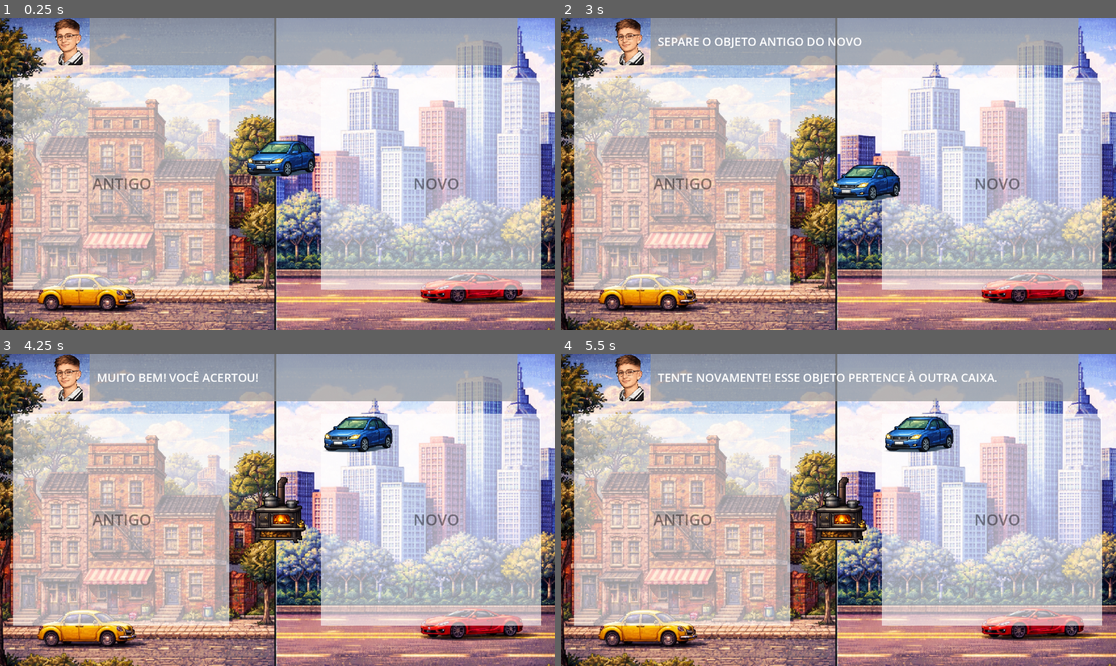
Above: before the commit, frames 1-4 (two rows, left to right).
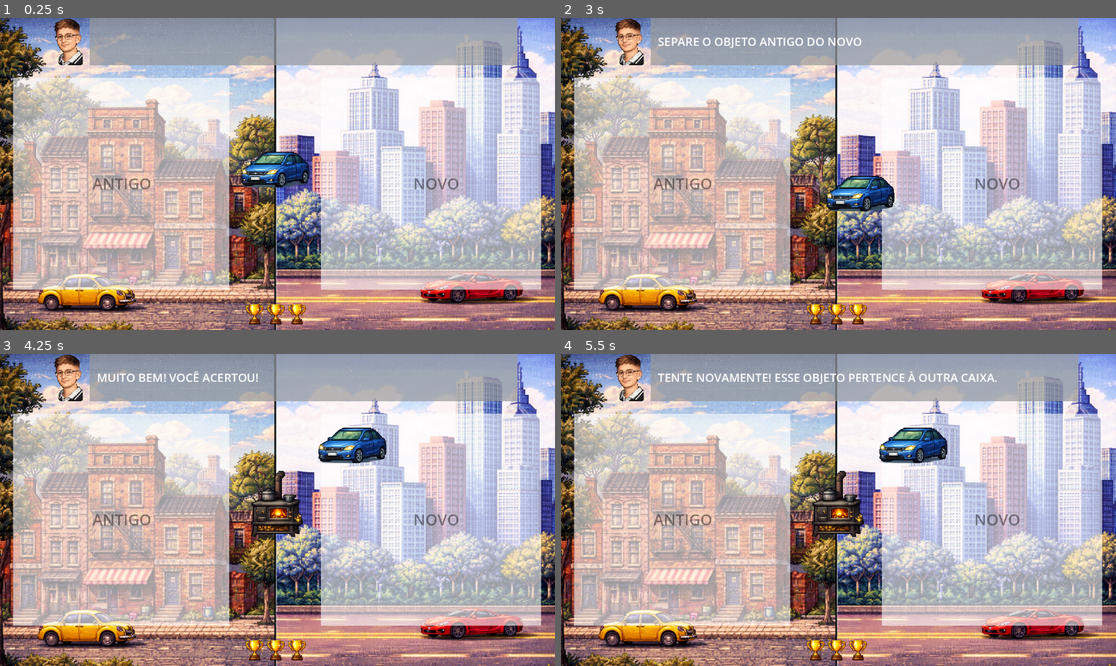
Above: after the commit, the same moments.

Repository: otavioDev07/Luz-do-Tempo
Game: Godot game, scene res://scenes/fase1_1/fase_1_1.tscn
The game is run twice, just before and just after one commit, with the same random seed, the same clock (stepped at 60 frames per second) and the same inputs. The project has no main scene, so this scene is started directly. Sound files missing from this copy of the repository are replaced by a short silence.
Inputs (mouse positions are in pixels of both pictures, inside the frame that each line leads up to):
- Up to frame 1 (0.25 s): no input
- Up to frame 2 (3 s): click (627, 42) at 0.5 s; click (627, 42) at 1.25 s; click (627, 42) at 2 s; tap Enter at 2.75 s; move the mouse to (832, 161) at 2.77 s; click (832, 161) at 2.92 s
- Up to frame 3 (4.25 s): tap Space at 3.5 s; move the mouse to (166, 525) at 3.52 s; click (166, 525) at 3.67 s
- Up to frame 4 (5.5 s): tap Enter at 4.25 s; move the mouse to (832, 497) at 4.27 s; click (832, 497) at 4.42 s; tap Space at 5 s; move the mouse to (810, 572) at 5.02 s; click (810, 572) at 5.17 s

The runs differ from the first frame. In frame 1, 2.0% of the frame differs, in the area x 43-57%, y 39-99%; in frame 2, 2.0%; in frame 3, 3.2%, in the area x 44-71%, y 20-99%; in frame 4, 3.2%.

Commit message:
pop-up afk e fase 1.1
desenvolvi a parte do pop-up quando o player esta afk, e progredi na fase 1,1

Diff:
--- a/scenes/fase1_1/fase_1_1.tscn
+++ b/scenes/fase1_1/fase_1_1.tscn
@@ -4,6 +4,8 @@
 [ext_resource type="Script" uid="uid://cp7v50xq3ue84" path="res://scripts/fase1_1/fase_1_1.gd" id="1_a0pa6"]
 [ext_resource type="PackedScene" uid="uid://cj4x1ts75y4p3" path="res://scenes/reusable/avatar.tscn" id="2_12vh4"]
 [ext_resource type="PackedScene" uid="uid://7xw4be8r1mi8" path="res://scenes/fase1_1/objeto.tscn" id="3_hnqy5"]
+[ext_resource type="PackedScene" uid="uid://d0tmuuxhi50sq" path="res://scenes/reusable/pop_up_afk.tscn" id="5_6prgk"]
+[ext_resource type="Texture2D" uid="uid://bshf2g2av0pmt" path="res://sprites/objetos/trofeu.png" id="6_v7i3i"]
 
 [sub_resource type="RectangleShape2D" id="RectangleShape2D_a0pa6"]
 size = Vector2(449, 440)
@@ -75,3 +77,41 @@
 horizontal_alignment = 1
 vertical_alignment = 1
 uppercase = true
+
+[node name="Pop-upAFK" parent="." unique_id=2120797033 instance=ExtResource("5_6prgk")]
+offset = Vector2(325, 220)
+transform = Transform2D(1, 0, 0, 1, 325, 220)
+
+[node name="InterfaceTrofeu" type="CanvasLayer" parent="." unique_id=1166182093]
+
+[node name="HBoxContainer" type="HBoxContainer" parent="InterfaceTrofeu" unique_id=1950057324]
+anchors_preset = 7
+anchor_left = 0.5
+anchor_top = 1.0
+anchor_right = 0.5
+anchor_bottom = 1.0
+offset_left = -136.5
+offset_top = -60.0
+offset_right = 130.5
+offset_bottom = -7.0
+grow_horizontal = 2
+grow_vertical = 0
+alignment = 1
+
+[node name="Trofeu1" type="TextureRect" parent="InterfaceTrofeu/HBoxContainer" unique_id=1181540170]
+custom_minimum_size = Vector2(40, 10)
+layout_mode = 2
+texture = ExtResource("6_v7i3i")
+expand_mode = 1
+
+[node name="Trofeu2" type="TextureRect" parent="InterfaceTrofeu/HBoxContainer" unique_id=1989696102]
+custom_minimum_size = Vector2(40, 0)
+layout_mode = 2
+texture = ExtResource("6_v7i3i")
+expand_mode = 1
+
+[node name="Trofeu3" type="TextureRect" parent="InterfaceTrofeu/HBoxContainer" unique_id=1555792544]
+custom_minimum_size = Vector2(40, 0)
+layout_mode = 2
+texture = ExtResource("6_v7i3i")
+expand_mode = 1
--- a/scenes/fase1_1/objeto.tscn
+++ b/scenes/fase1_1/objeto.tscn
@@ -9,9 +9,9 @@
 script = ExtResource("1_g445o")
 
 [node name="Sprite2D" type="Sprite2D" parent="." unique_id=1644491579]
-position = Vector2(-1.1444092e-05, -1.1444092e-05)
+position = Vector2(50, 50)
 scale = Vector2(0.20131844, 0.1675084)
-centered = false
+offset = Vector2(50, 50)
 
 [node name="CollisionShape2D" type="CollisionShape2D" parent="." unique_id=255585988]
 position = Vector2(49.875, 50)
--- /dev/null
+++ b/scenes/reusable/pop_up_afk.tscn
@@ -0,0 +1,137 @@
+[gd_scene format=3 uid="uid://d0tmuuxhi50sq"]
+
+[ext_resource type="Script" uid="uid://bhw5ucr8gbdgr" path="res://scripts/reusable/pop_up_afk.gd" id="1_wvri6"]
+
+[sub_resource type="StyleBoxFlat" id="StyleBoxFlat_wvri6"]
+corner_radius_top_left = 15
+corner_radius_top_right = 15
+corner_radius_bottom_right = 15
+corner_radius_bottom_left = 15
+
+[sub_resource type="StyleBoxFlat" id="StyleBoxFlat_gn1ba"]
+bg_color = Color(0.42629176, 0.7202103, 0.42629176, 1)
+corner_radius_top_left = 15
+corner_radius_top_right = 15
+corner_radius_bottom_right = 15
+corner_radius_bottom_left = 15
+
+[sub_resource type="StyleBoxFlat" id="StyleBoxFlat_21riu"]
+bg_color = Color(0.42745098, 0.72156864, 0.42745098, 1)
+
+[sub_resource type="StyleBoxFlat" id="StyleBoxFlat_5mnff"]
+bg_color = Color(0.42745098, 0.72156864, 0.42745098, 1)
+
+[sub_resource type="StyleBoxFlat" id="StyleBoxFlat_jq4dq"]
+bg_color = Color(0.42745098, 0.72156864, 0.42745098, 1)
+
+[sub_resource type="StyleBoxFlat" id="StyleBoxFlat_6wy5g"]
+bg_color = Color(0.42745098, 0.72156864, 0.42745098, 1)
+
+[sub_resource type="StyleBoxFlat" id="StyleBoxFlat_i5d24"]
+bg_color = Color(0.42745098, 0.72156864, 0.42745098, 1)
+
+[sub_resource type="StyleBoxFlat" id="StyleBoxFlat_cv4o5"]
+bg_color = Color(0.42745098, 0.72156864, 0.42745098, 1)
+
+[sub_resource type="StyleBoxFlat" id="StyleBoxFlat_8rkqi"]
+bg_color = Color(0.42745098, 0.72156864, 0.42745098, 1)
+
+[sub_resource type="StyleBoxFlat" id="StyleBoxFlat_2cv5t"]
+bg_color = Color(0.42745098, 0.72156864, 0.42745098, 1)
+
+[sub_resource type="StyleBoxFlat" id="StyleBoxFlat_7okpq"]
+bg_color = Color(0.7202103, 0.23322755, 0.16695176, 0.83137256)
+corner_radius_top_left = 15
+corner_radius_top_right = 15
+corner_radius_bottom_right = 15
+corner_radius_bottom_left = 15
+
+[sub_resource type="StyleBoxFlat" id="StyleBoxFlat_mjvwm"]
+
+[sub_resource type="StyleBoxFlat" id="StyleBoxFlat_cer02"]
+
+[sub_resource type="StyleBoxFlat" id="StyleBoxFlat_dke8g"]
+
+[sub_resource type="StyleBoxFlat" id="StyleBoxFlat_2xixw"]
+
+[sub_resource type="StyleBoxFlat" id="StyleBoxFlat_nlb28"]
+bg_color = Color(0.72156864, 0.23137255, 0.16862746, 0.83137256)
+
+[sub_resource type="StyleBoxFlat" id="StyleBoxFlat_oh0ho"]
+bg_color = Color(0.72156864, 0.23137255, 0.16862746, 0.83137256)
+
+[sub_resource type="StyleBoxFlat" id="StyleBoxFlat_6nk1r"]
+bg_color = Color(0.72156864, 0.23137255, 0.16862746, 0.83137256)
+
+[node name="Pop-upAFK" type="CanvasLayer" unique_id=2120797033]
+script = ExtResource("1_wvri6")
+
+[node name="Panel" type="Panel" parent="." unique_id=37337230]
+custom_minimum_size = Vector2(500, 250)
+offset_right = 40.0
+offset_bottom = 40.0
+size_flags_horizontal = 4
+size_flags_vertical = 4
+theme_override_styles/panel = SubResource("StyleBoxFlat_wvri6")
+
+[node name="ButtonSim" type="Button" parent="Panel" unique_id=2068130818]
+layout_mode = 0
+offset_left = 35.0
+offset_top = 144.0
+offset_right = 160.0
+offset_bottom = 212.0
+theme_override_font_sizes/font_size = 32
+theme_override_styles/normal = SubResource("StyleBoxFlat_gn1ba")
+theme_override_styles/normal_mirrored = SubResource("StyleBoxFlat_21riu")
+theme_override_styles/pressed = SubResource("StyleBoxFlat_5mnff")
+theme_override_styles/pressed_mirrored = SubResource("StyleBoxFlat_jq4dq")
+theme_override_styles/hover = SubResource("StyleBoxFlat_6wy5g")
+theme_override_styles/hover_mirrored = SubResource("StyleBoxFlat_i5d24")
+theme_override_styles/hover_pressed = SubResource("StyleBoxFlat_cv4o5")
+theme_override_styles/hover_pressed_mirrored = SubResource("StyleBoxFlat_8rkqi")
+theme_override_styles/focus = SubResource("StyleBoxFlat_2cv5t")
+text = "Sim"
+
+[node name="ButtonNao" type="Button" parent="Panel" unique_id=2104218170]
+layout_mode = 0
+offset_left = 345.0
+offset_top = 145.0
+offset_right = 470.0
+offset_bottom = 213.0
+theme_override_font_sizes/font_size = 32
+theme_override_styles/normal = SubResource("StyleBoxFlat_7okpq")
+theme_override_styles/normal_mirrored = SubResource("StyleBoxFlat_mjvwm")
+theme_override_styles/pressed = SubResource("StyleBoxFlat_cer02")
+theme_override_styles/pressed_mirrored = SubResource("StyleBoxFlat_dke8g")
+theme_override_styles/hover = SubResource("StyleBoxFlat_2xixw")
+theme_override_styles/hover_mirrored = SubResource("StyleBoxFlat_nlb28")
+theme_override_styles/hover_pressed = SubResource("StyleBoxFlat_oh0ho")
+theme_override_styles/hover_pressed_mirrored = SubResource("StyleBoxFlat_6nk1r")
+text = "Não"
+
+[node name="Label" type="Label" parent="Panel" unique_id=225599695]
+layout_mode = 0
+offset_left = 75.0
+offset_top = 20.0
+offset_right = 457.0
+offset_bottom = 76.0
+theme_override_colors/font_color = Color(0.012617188, 0.012617188, 0.012617188, 1)
+theme_override_font_sizes/font_size = 32
+text = "Tem alguem jogando?"
+horizontal_alignment = 1
+vertical_alignment = 1
+uppercase = true
+
+[node name="Timer5min" type="Timer" parent="." unique_id=193668821]
+wait_time = 300.0
+autostart = true
+
+[node name="Timer2min" type="Timer" parent="." unique_id=747686185]
+wait_time = 120.0
+
+[node name="AudioStreamPlayer2D" type="AudioStreamPlayer2D" parent="." unique_id=1982883712]
+
+[connection signal="pressed" from="Panel/ButtonSim" to="." method="_on_button_sim_pressed"]
+[connection signal="pressed" from="Panel/ButtonNao" to="." method="_on_button_nao_pressed"]
+[connection signal="timeout" from="Timer5min" to="." method="_on_timer_5_min_timeout"]
+[connection signal="timeout" from="Timer2min" to="." method="_on_timer_2_min_timeout"]
--- a/scripts/fase1_1/fase_1_1.gd
+++ b/scripts/fase1_1/fase_1_1.gd
@@ -1,6 +1,23 @@
 extends Node2D
 
 @export var cena_objeto_base: PackedScene
+
+# --- REFERÊNCIAS DOS TROFÉUS ---
+# Certifique-se de que a estrutura na sua árvore está assim: InterfaceTrofeus -> HBoxContainer -> Trofeu...
+@onready var trofeu_1 = $InterfaceTrofeus/HBoxContainer/Trofeu1 # Fixo
+@onready var trofeu_2 = $InterfaceTrofeus/HBoxContainer/Trofeu2 # Tempo
+@onready var trofeu_3 = $InterfaceTrofeus/HBoxContainer/Trofeu3 # Erros
+
+# --- DADOS DO JOGADOR ---
+var dados_jogador = {
+	"nome": "Jogador Vazio", # Depois a gente puxa isso do Menu!
+	"tempo_decorrido": 0.0,
+	"erros_cometidos": 0
+}
+
+var perdeu_trofeu_tempo: bool = false
+var perdeu_trofeu_erros: bool = false
+
 
 # --- CONFIGURAÇÃO DA ESTANTE ---
 # Altere estes valores para definir onde a "linha 1, coluna 1" de cada lado vai começar na sua tela
@@ -35,7 +52,7 @@
 		"usado": false
 	},
 	{
-		"nome": "Lampião ",
+		"nome": "Lampião",
 		"tipo": "antigo",
 		"imagem": preload("res://sprites/objetos/lampiao.png"),
 		"usado": false
@@ -88,7 +105,6 @@
 		"imagem": preload("res://sprites/objetos/celular.png"),
 		"usado": false
 	}
-	# Adicione mais objetos copiando e colando os blocos {} acima
 ]
 
 
@@ -109,6 +125,18 @@
 		true
 	)
 	sortear_novo_objeto()
+
+# --- RELÓGIO DA FASE (TROFÉU 2) ---
+func _process(delta: float) -> void:
+	# Soma o tempo (em segundos)
+	dados_jogador["tempo_decorrido"] += delta
+
+	# Passou de 5 minutos (300 segs) e ainda tem o troféu?
+	if dados_jogador["tempo_decorrido"] >= 300.0 and not perdeu_trofeu_tempo:
+		perdeu_trofeu_tempo = true
+		if trofeu_2 != null:
+			trofeu_2.hide()
+
 
 func sortear_novo_objeto() -> void:
 	var objetos_disponiveis = []
@@ -123,6 +151,8 @@
 			null,
 			false
 		)
+
+		print("Fase Concluída! Erros: ", dados_jogador["erros_cometidos"], " | Tempo: ", dados_jogador["tempo_decorrido"])
 		return
 
 	var objeto_sorteado = objetos_disponiveis.pick_random()
@@ -131,7 +161,7 @@
 	var novo_objeto = cena_objeto_base.instantiate()
 	add_child(novo_objeto)
 
-	# Posição onde o objeto aparece inicialmente (ideal ser no centro/embaixo da tela)
+	# Posição onde o objeto aparece inicialmente
 	novo_objeto.global_position = Vector2(510, 250)
 
 	novo_objeto.configurar_objeto(
@@ -140,8 +170,10 @@
 		objeto_sorteado["imagem"]
 	)
 
+
 # O objeto manda 'si mesmo' nesta função para sabermos quem mover
 func _on_objeto_acertou(objeto_instanciado: Node2D) -> void:
+	# Ajustei aqui para ter os 4 parâmetros e não dar erro!
 	$Avatar.mudar_fala(
 		"Muito bem! Você acertou!",
 		audio_acerto,
@@ -179,7 +211,18 @@
 	await get_tree().create_timer(1.0).timeout
 	sortear_novo_objeto()
 
+
 func _on_objeto_errou() -> void:
+	# --- LÓGICA DO TROFÉU 3 (ERROS) ---
+	dados_jogador["erros_cometidos"] += 1
+
+	# Chegou a 5 erros e ainda tem o troféu?
+	if dados_jogador["erros_cometidos"] >= 5 and not perdeu_trofeu_erros:
+		perdeu_trofeu_erros = true
+		if trofeu_3 != null:
+			trofeu_3.hide()
+
+	# --- FALA DO AVATAR ---
 	$Avatar.mudar_fala(
 		"Tente novamente! Esse objeto pertence à outra caixa.",
 		audio_erro,
--- /dev/null
+++ b/scripts/reusable/pop_up_afk.gd
@@ -0,0 +1,57 @@
+extends CanvasLayer
+
+# --- CONFIGURAÇÃO DO FUTURO MENU ---
+# Esta linha cria um campo no Inspector.
+# Quando tiveres o teu menu pronto, basta arrastá-lo para lá!
+@export var cena_do_menu: PackedScene
+
+# --- REFERÊNCIAS DOS NÓS ---
+@onready var timer_5_min = $Timer5min
+@onready var timer_2_min = $Timer2min
+@onready var som_alerta = $AudioStreamPlayer2D
+
+func _ready() -> void:
+	self.hide()
+	$Panel/ButtonSim.pressed.connect(_on_botao_sim_pressed)
+	$Panel/ButtonNao.pressed.connect(_on_botao_nao_pressed)
+
+func _input(_event: InputEvent) -> void:
+	if not self.visible:
+		timer_5_min.start()
+
+
+# --- SINAIS DOS TIMERS ---
+
+func _on_timer_5_min_timeout() -> void:
+	self.show()
+	som_alerta.play()
+	timer_2_min.start()
+
+func _on_timer_2_min_timeout() -> void:
+	executar_saida()
+
+
+# --- SINAIS DOS BOTÕES ---
+
+func _on_botao_sim_pressed() -> void:
+	print("O BOTAO SIM FOI CLICADO!") # Adicione esta linha!
+	if som_alerta.playing:
+		som_alerta.stop()
+
+	self.hide()
+	timer_2_min.stop()
+	timer_5_min.start()
+
+func _on_botao_nao_pressed() -> void:
+	executar_saida()
+
+
+# --- FUNÇÃO INTELIGENTE DE SAÍDA ---
+func executar_saida() -> void:
+	# O código verifica: "O programador já colocou a cena do menu no Inspector?"
+	if cena_do_menu != null:
+		# Se SIM, ele vai para o menu!
+		get_tree().change_scene_to_packed(cena_do_menu)
+	else:
+		# Se NÃO (enquanto estás a testar agora), ele apenas reinicia a fase atual
+		get_tree().reload_current_scene()
Not shown, added: scripts/reusable/pop_up_afk.gd.uid
Binary file added: scripts/reusable/trofeu.png
Not shown, added: scripts/reusable/trofeu.png.import
Binary file added: sprites/objetos/trofeu.png
Not shown, added: sprites/objetos/trofeu.png.import
Binary file added: sprites/objetos/trofeu_vazio.png
Not shown, added: sprites/objetos/trofeu_vazio.png.import
